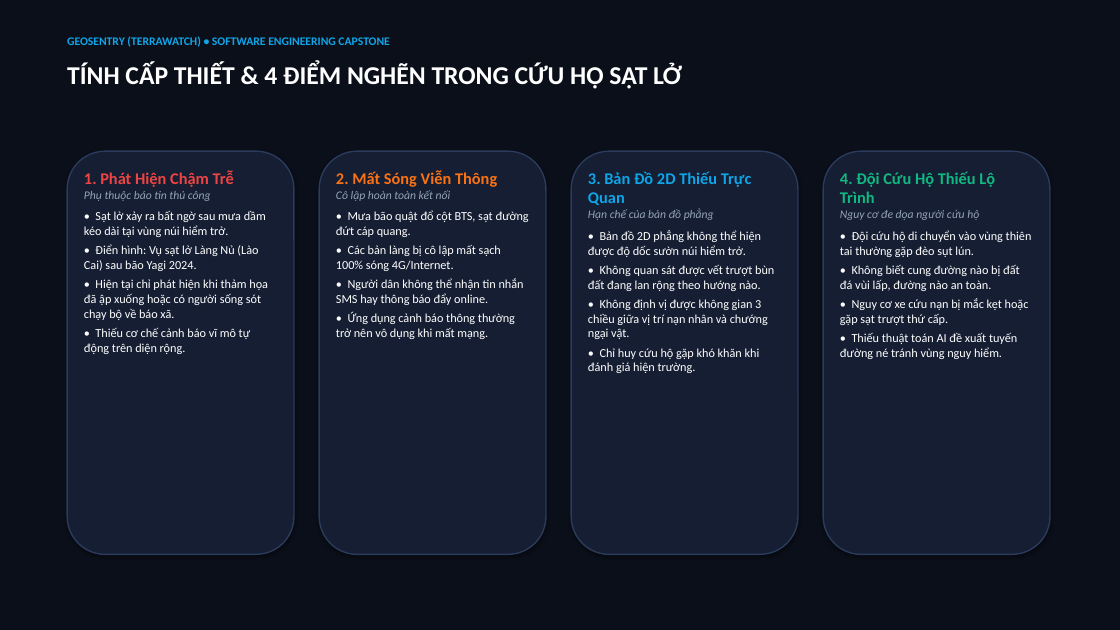
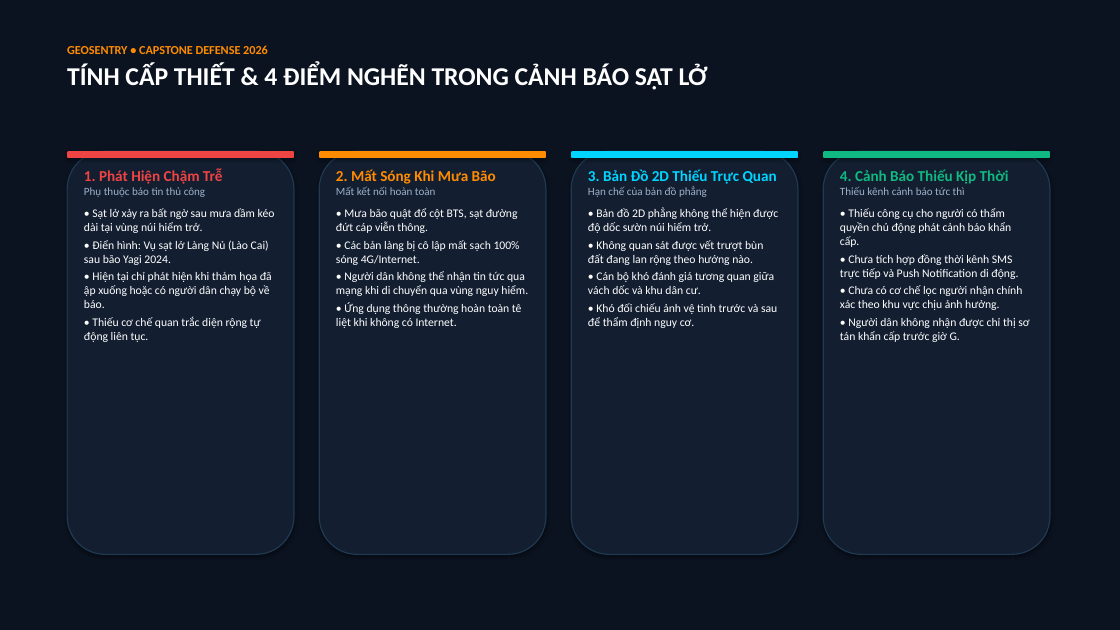
Before and after one commit to Duan0603/TerraWatch, a slide deck: slide 2 of docs/GeoSentry_Capstone_Presentation.pptx. Drawn at 1120x630 pixels with LibreOffice and Linux fonts; fonts in the diff are those of the drawing. Boxes give left, top, right and bottom in pixels: in the first picture for what was removed or moved away, otherwise in the second. Text is boxed around its words. In the diff, an @@ line names an element or a change of style, - is before the commit and + after.

```diff
--- a/docs/GeoSentry_Capstone_Presentation.pptx
+++ b/docs/GeoSentry_Capstone_Presentation.pptx
@@ rectangle at [0,0,1120,630]: fill #0B0F19 to #0B1320 @@
@@ text at [67,45,707,90]: text changed @@
-TÍNH CẤP THIẾT & 4 ĐIỂM NGHẼN TRONG CỨU HỘ SẠT LỞ
+GEOSENTRY • CAPSTONE DEFENSE 2026
+TÍNH CẤP THIẾT & 4 ĐIỂM NGHẼN TRONG CẢNH BÁO SẠT LỞ
@@ text removed at [67,36,389,47] @@
-GEOSENTRY (TERRAWATCH) • SOFTWARE ENGINEERING CAPSTONE
@@ fill #151E32 to #131E31; outline #2A3B5C 1.2 pt to #1F3A52 1 pt in 4 elements at [319,151,546,555], [571,151,798,555], [823,151,1050,555], [67,151,294,555] @@
@@ rounded rectangle added at [67,151,294,158], fill #EF4444 @@
@@ text at [84,168,275,265]: size 14 to 13 pt in "1. Phát Hiện Chậm Trễ"; size 10 to 9.5 pt, text colour #94A3B8 to #9CB2C9, italic off in "Phụ thuộc báo tin thủ công"; size 10.5 to 10 pt in "• Sạt lở xảy ra bất ngờ ...", "• Điển hình: Vụ sạt lở Làng ..."; less space between paragraphs @@
@@ rounded rectangle added at [319,151,546,158], fill #FF8C00 @@
@@ text at [336,169,518,233]: text changed; size 10.5 to 10 pt @@
-2. Mất Sóng Viễn Thông
-Cô lập hoàn toàn kết nối
-• Mưa bão quật đổ cột BTS, sạt đường đứt cáp quang.
+2. Mất Sóng Khi Mưa Bão
+Mất kết nối hoàn toàn
+• Mưa bão quật đổ cột BTS, sạt đường đứt cáp viễn thông.
@@ rounded rectangle added at [571,151,798,158], fill #00D4FF @@
@@ text at [588,169,778,265]: size 14 to 13 pt, text colour #0EA5E9 to #00D4FF in "3. Bản Đồ 2D Thiếu Trực Quan"; size 10 to 9.5 pt, text colour #94A3B8 to #9CB2C9, italic off in "Hạn chế của bản đồ phẳng"; size 10.5 to 10 pt in "• Bản đồ 2D phẳng không thể ...", "• Không quan sát được vết trượt ..."; less space between paragraphs @@
@@ rounded rectangle added at [823,151,1050,158], fill #10B981 @@
@@ text at [840,169,1029,342]: text changed; size 10.5 to 10 pt @@
-4. Đội Cứu Hộ Thiếu Lộ Trình
-Nguy cơ đe dọa người cứu hộ
-• Đội cứu hộ di chuyển vào vùng thiên tai thường gặp đèo sụt lún.
-• Không biết cung đường nào bị đất đá vùi lấp, đường nào an toàn.
-• Nguy cơ xe cứu nạn bị mắc kẹt hoặc gặp sạt trượt thứ cấp.
-• Thiếu thuật toán AI đề xuất tuyến đường né tránh vùng nguy hiểm.
+4. Cảnh Báo Thiếu Kịp Thời
+Thiếu kênh cảnh báo tức thì
+• Thiếu công cụ cho người có thẩm quyền chủ động phát cảnh báo khẩn cấp.
+• Chưa tích hợp đồng thời kênh SMS trực tiếp và Push Notification di động.
+• Chưa có cơ chế lọc người nhận chính xác theo khu vực chịu ảnh hưởng.
+• Người dân không nhận được chỉ thị sơ tán khẩn cấp trước giờ G.
@@ text at [336,240,520,265]: size 10.5 to 10 pt in "• Các bản làng bị cô lập ..."; less space between paragraphs @@
@@ text at [84,272,272,342]: text changed; size 10.5 to 10 pt @@
-• Hiện tại chỉ phát hiện khi thảm họa đã ập xuống hoặc có người sống sót chạy bộ về báo xã.
-• Thiếu cơ chế cảnh báo vĩ mô tự động trên diện rộng.
+• Hiện tại chỉ phát hiện khi thảm họa đã ập xuống hoặc có người dân chạy bộ về báo.
+• Thiếu cơ chế quan trắc diện rộng tự động liên tục.
@@ text at [336,271,528,328]: text changed; size 10.5 to 10 pt @@
-• Người dân không thể nhận tin nhắn SMS hay thông báo đẩy online.
-• Ứng dụng cảnh báo thông thường trở nên vô dụng khi mất mạng.
+• Người dân không thể nhận tin tức qua mạng khi di chuyển qua vùng nguy hiểm.
+• Ứng dụng thông thường hoàn toàn tê liệt khi không có Internet.
@@ text at [588,272,777,328]: text changed; size 10.5 to 10 pt @@
-• Không định vị được không gian 3 chiều giữa vị trí nạn nhân và chướng ngại vật.
-• Chỉ huy cứu hộ gặp khó khăn khi đánh giá hiện trường.
+• Cán bộ khó đánh giá tương quan giữa vách dốc và khu dân cư.
+• Khó đối chiếu ảnh vệ tinh trước và sau để thẩm định nguy cơ.
```
Also in this commit, not shown: 9 other slides changed, 16 other files.
